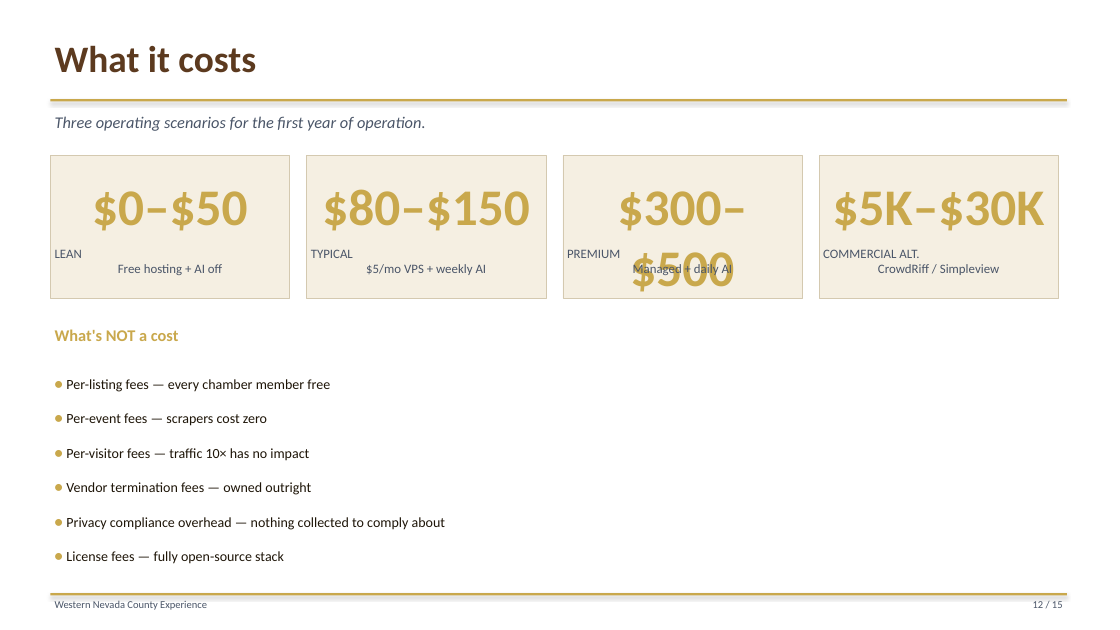
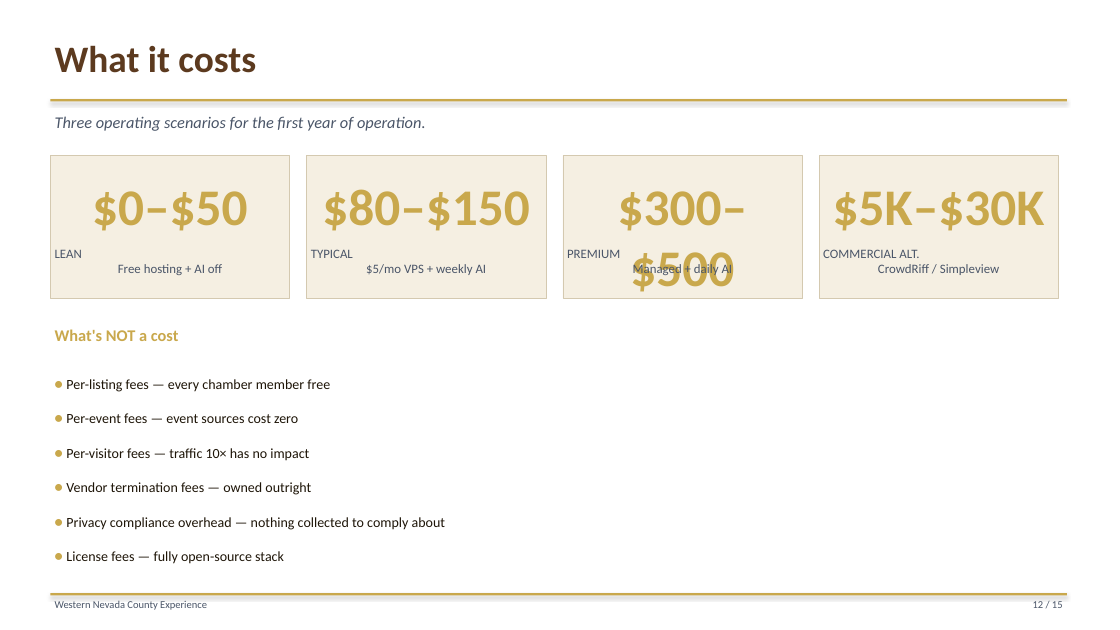
Before and after one commit to liammlrb-eng/nevada-county-experiences, a slide deck: slide 12 of demo_pitch.pptx. Drawn at 1120x630 pixels with LibreOffice and Linux fonts; fonts in the diff are those of the drawing. Boxes give left, top, right and bottom in pixels: in the first picture for what was removed or moved away, otherwise in the second. Text is boxed around its words. In the diff, an @@ line names an element or a change of style, - is before the commit and + after.

```diff
--- a/demo_pitch.pptx
+++ b/demo_pitch.pptx
@@ text at (66,413,298,423): text changed @@
-• Per-event fees — scrapers cost zero
+• Per-event fees — event sources cost zero
```
Also in this commit, not shown: 8 other slides changed, 3 other files.
